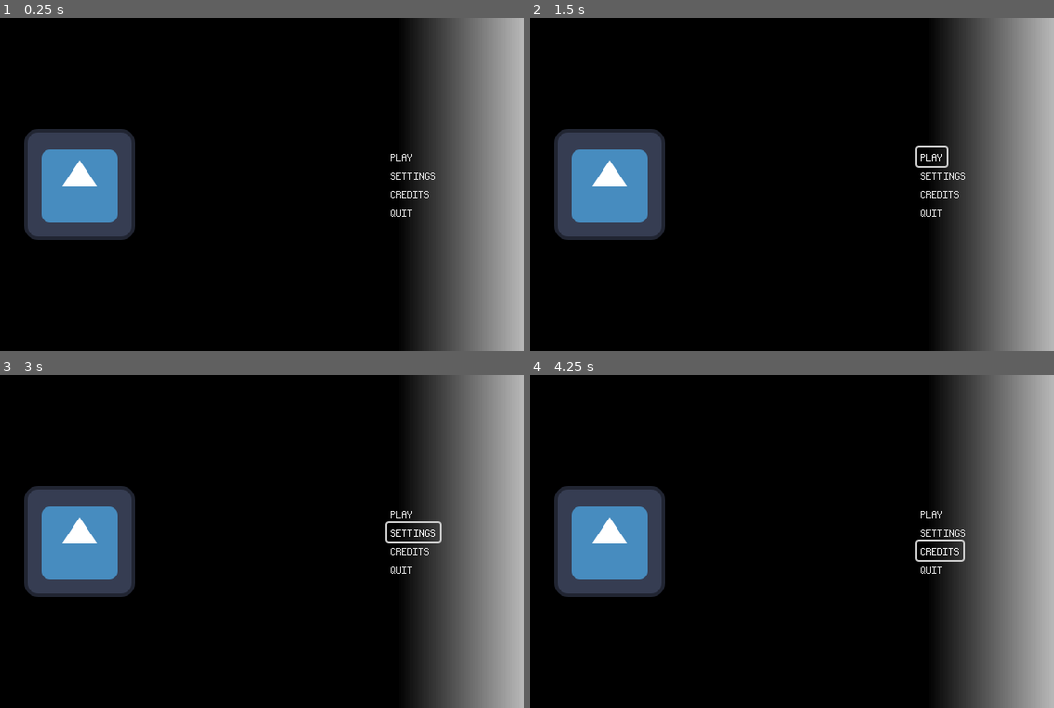
Above: before the commit, frames 1-4 (two rows, left to right).
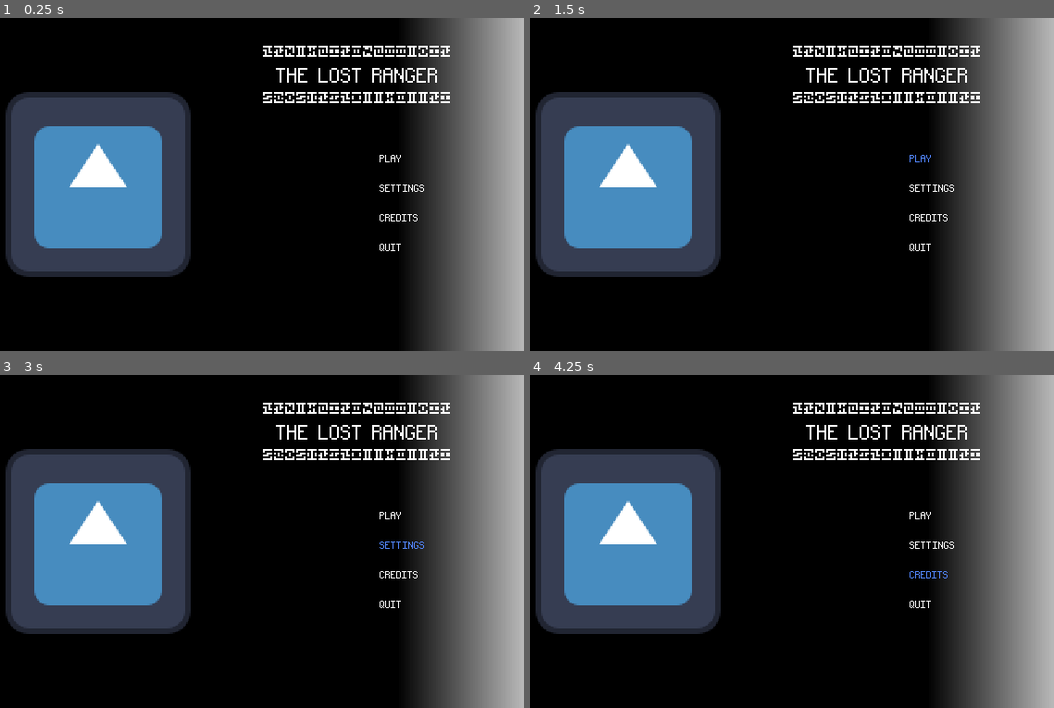
Above: after the commit, the same moments.

Repository: Neclusive/TheLostRanger
Game: Godot game, scene res://scenes/menu.tscn
Two runs of this game, one before a commit and one after it. Both use one fixed random seed, a clock stepped at 60 frames per second and the inputs below. The engine's default icon, where the game draws it, is replaced by a stand-in: a white triangle on a blue panel in a dark square.
Inputs:
- Up to frame 1 (0.25 s): no input
- Up to frame 2 (1.5 s): click "PLAY" at 0.5 s; click "PLAY" at 1.25 s
- Up to frame 3 (3 s): click "PLAY" at 2 s; click "SETTINGS" at 2.75 s
- Up to frame 4 (4.25 s): click "CREDITS" at 3.5 s

The runs differ from the first frame. In frame 1, 18% of the frame differs, in the area x 1-86%, y 8-78%; in frame 2, 19%; in frame 3, 19%; in frame 4, 19%.

Commit message:
fixed menu (added title, adjusted buttons, fixed button outline)

Diff:
--- a/game/scenes/menu.tscn
+++ b/game/scenes/menu.tscn
@@ -1,8 +1,11 @@
-[gd_scene load_steps=5 format=3 uid="uid://diieidytcvpij"]
+[gd_scene load_steps=7 format=3 uid="uid://diieidytcvpij"]
 
 [ext_resource type="Texture2D" uid="uid://vukugm41yrbm" path="res://graphics/icon.svg" id="1_lti8b"]
 [ext_resource type="Texture2D" uid="uid://bqjvikfjb486c" path="res://graphics/menu_bg_grad.tres" id="1_ouk20"]
 [ext_resource type="AudioStream" uid="uid://cekfynrosa5nf" path="res://music/Days of Yore.mp3" id="3_ytr4m"]
+[ext_resource type="FontFile" uid="uid://dstjyeo236oq3" path="res://fonts/Runes.ttf" id="4_mhnvy"]
+
+[sub_resource type="StyleBoxEmpty" id="StyleBoxEmpty_mhnvy"]
 
 [sub_resource type="GDScript" id="GDScript_ouk20"]
 resource_name = "quit"
@@ -19,58 +22,113 @@
 texture = ExtResource("1_ouk20")
 
 [node name="logo" type="Sprite2D" parent="."]
-position = Vector2(160, 180)
-scale = Vector2(0.9375, 0.9375)
+position = Vector2(180, 180)
+scale = Vector2(1.5625, 1.5625)
 texture = ExtResource("1_lti8b")
 
-[node name="AudioStreamPlayer2D" type="AudioStreamPlayer2D" parent="."]
+[node name="menu_music" type="AudioStreamPlayer2D" parent="."]
 stream = ExtResource("3_ytr4m")
 volume_db = 5.0
 autoplay = true
 parameters/looping = true
 
 [node name="menu_options" type="Node2D" parent="."]
-position = Vector2(428, 140)
+position = Vector2(480, 135)
 
 [node name="play" type="Button" parent="menu_options"]
 texture_filter = 1
-offset_left = 64.0
-offset_right = 96.0
-offset_bottom = 20.0
+offset_right = 32.0
+offset_bottom = 32.0
+theme_override_colors/font_hover_pressed_color = Color(0.31982, 0.527251, 1, 1)
+theme_override_colors/font_hover_color = Color(0.31982, 0.527251, 1, 1)
+theme_override_colors/font_color = Color(1, 1, 1, 1)
+theme_override_colors/font_pressed_color = Color(0.150759, 0.385065, 0.999987, 1)
+theme_override_font_sizes/font_size = 16
+theme_override_styles/focus = SubResource("StyleBoxEmpty_mhnvy")
 text = "PLAY"
 flat = true
-alignment = 2
+alignment = 0
 
 [node name="settings" type="Button" parent="menu_options"]
 texture_filter = 1
-offset_left = 64.0
-offset_top = 20.0
-offset_right = 120.0
-offset_bottom = 40.0
+offset_top = 32.0
+offset_right = 56.0
+offset_bottom = 64.0
 scale = Vector2(1.01798, 1)
+theme_override_colors/font_hover_pressed_color = Color(0.31982, 0.527251, 1, 1)
+theme_override_colors/font_hover_color = Color(0.31982, 0.527251, 1, 1)
+theme_override_colors/font_color = Color(1, 1, 1, 1)
+theme_override_colors/font_pressed_color = Color(0.150759, 0.385065, 0.999987, 1)
+theme_override_font_sizes/font_size = 16
+theme_override_styles/focus = SubResource("StyleBoxEmpty_mhnvy")
 text = "SETTINGS"
 flat = true
-alignment = 2
+alignment = 0
 
 [node name="credits" type="Button" parent="menu_options"]
 texture_filter = 1
-offset_left = 64.0
-offset_top = 40.0
-offset_right = 114.0
-offset_bottom = 60.0
+offset_top = 64.0
+offset_right = 50.0
+offset_bottom = 96.0
+theme_override_colors/font_hover_pressed_color = Color(0.31982, 0.527251, 1, 1)
+theme_override_colors/font_hover_color = Color(0.31982, 0.527251, 1, 1)
+theme_override_colors/font_color = Color(1, 1, 1, 1)
+theme_override_colors/font_pressed_color = Color(0.150759, 0.385065, 0.999987, 1)
+theme_override_font_sizes/font_size = 16
+theme_override_styles/focus = SubResource("StyleBoxEmpty_mhnvy")
 text = "CREDITS"
 flat = true
-alignment = 2
+alignment = 0
 
 [node name="quit" type="Button" parent="menu_options"]
 texture_filter = 1
-offset_left = 64.0
-offset_top = 60.0
-offset_right = 96.0
-offset_bottom = 80.0
+offset_top = 96.0
+offset_right = 32.0
+offset_bottom = 128.0
+theme_override_colors/font_hover_pressed_color = Color(0.31982, 0.527251, 1, 1)
+theme_override_colors/font_hover_color = Color(0.31982, 0.527251, 1, 1)
+theme_override_colors/font_color = Color(1, 1, 1, 1)
+theme_override_colors/font_pressed_color = Color(0.150759, 0.385065, 0.999987, 1)
+theme_override_font_sizes/font_size = 16
+theme_override_styles/focus = SubResource("StyleBoxEmpty_mhnvy")
 text = "QUIT"
 flat = true
-alignment = 2
+alignment = 0
 script = SubResource("GDScript_ouk20")
 
+[node name="title" type="Label" parent="."]
+offset_left = 360.0
+offset_top = 40.0
+offset_right = 560.0
+offset_bottom = 80.0
+theme_override_font_sizes/font_size = 32
+text = "THE LOST RANGER"
+horizontal_alignment = 1
+vertical_alignment = 1
+
+[node name="top_border" type="Label" parent="title"]
+layout_mode = 0
+offset_left = -40.0
+offset_top = -20.0
+offset_right = 240.0
+offset_bottom = 40.0
+theme_override_fonts/font = ExtResource("4_mhnvy")
+theme_override_font_sizes/font_size = 32
+text = "bestgameofalltime"
+horizontal_alignment = 1
+uppercase = true
+
+[node name="bottom_border" type="Label" parent="title"]
+layout_mode = 0
+offset_left = -40.0
+offset_top = -8.0
+offset_right = 240.0
+offset_bottom = 52.0
+theme_override_fonts/font = ExtResource("4_mhnvy")
+theme_override_font_sizes/font_size = 32
+text = "chickenbuttgottem"
+horizontal_alignment = 1
+vertical_alignment = 2
+uppercase = true
+
 [connection signal="pressed" from="menu_options/quit" to="menu_options/quit" method="_on_pressed"]
